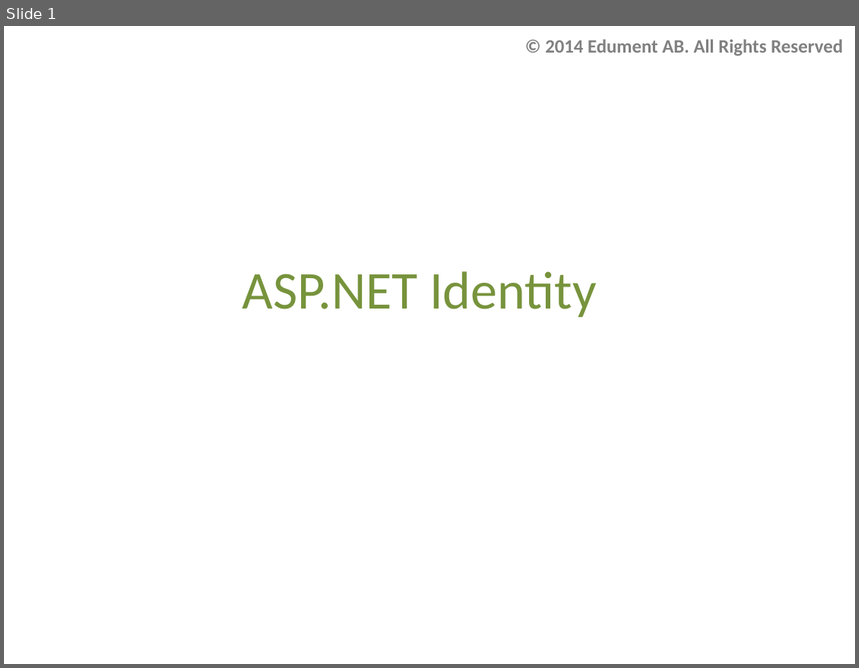
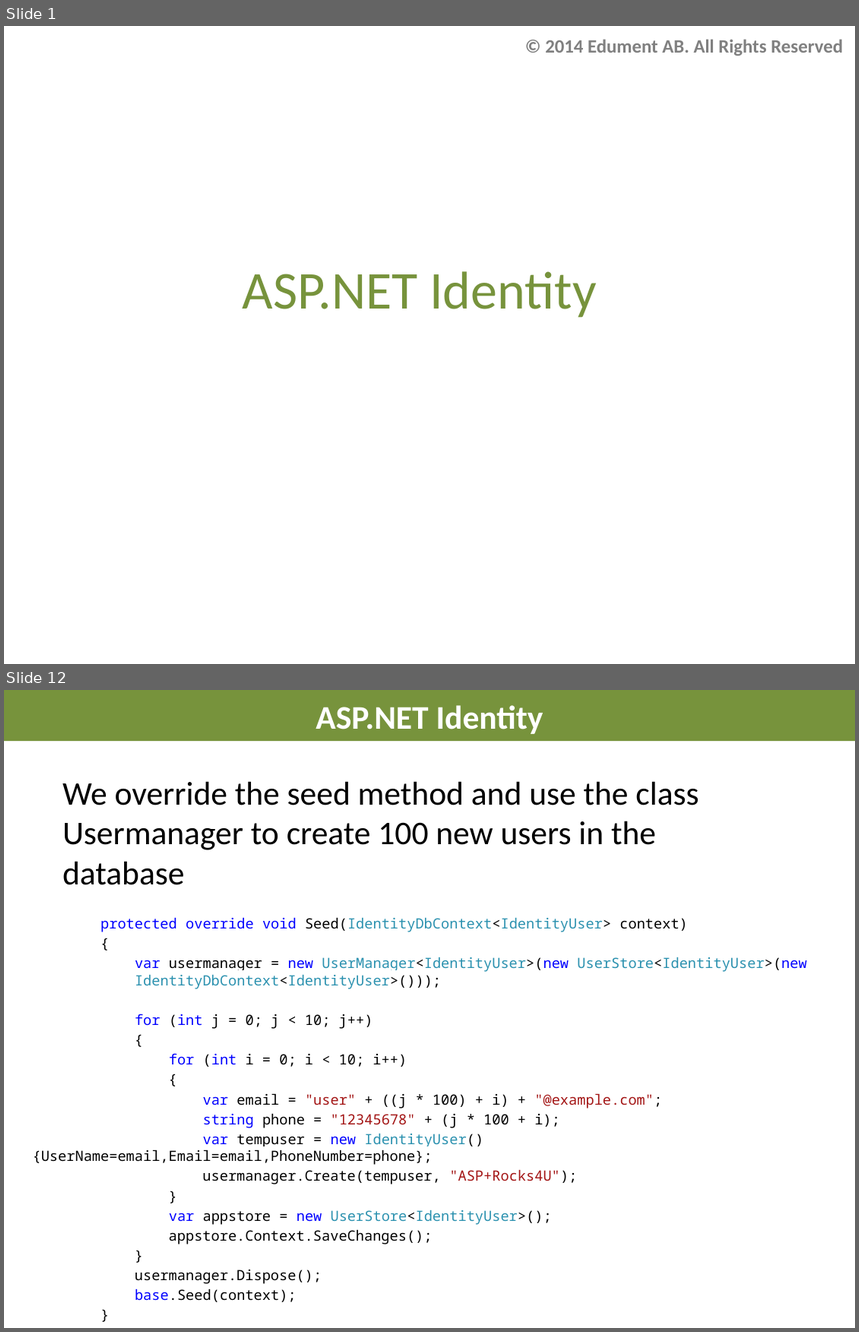
Before and after one commit to AndreasElffors/IdentityTemplate, a slide deck: Documents/Identity-Exercise.pptx. Shown one above the other, each under a label of ours: slide 1 before the commit, slides 1 and 12 after it; the slides between them are not shown. The pictures are 859x668 and 859x1332 pixels, drawn with LibreOffice and Linux fonts; fonts in the diff are those of the drawing; background and template pictures are left out. Boxes give left, top, right and bottom in pixels: in the first picture for what was removed or moved away, otherwise in the second. Text is boxed around its words. In the diff, an @@ line names an element or a change of style, - is before the commit and + after.

Commit message:
Identity-Exercise1

```diff
--- a/Documents/Identity-Exercise.pptx
+++ b/Documents/Identity-Exercise.pptx
@@ slide 12 added at (4,690,855,1328), background #FFFFFF @@
@@ title added at (4,690,855,741), fill #77933C, 28 pt, text #FFFFFF, bold @@
+ASP.NET Identity
@@ text added at (63,781,699,885), 28 pt, text #000000 @@
+We override the seed method and use the class Usermanager to create 100 new users in the database
@@ text added at (33,917,807,1245), 12 pt, text #000000 @@
+protected override void Seed(IdentityDbContext<IdentityUser> context)
+{
+var usermanager = new UserManager<IdentityUser>(new UserStore<IdentityUser>(new IdentityDbContext<IdentityUser>()));
+for (int j = 0; j < 10; j++)
+{
+for (int i = 0; i < 10; i++)
+{
+var email = "user" + ((j * 100) + i) + "@example.com";
+string phone = "12345678" + (j * 100 + i);
+var tempuser = new IdentityUser(){UserName=email,Email=email,PhoneNumber=phone};
+usermanager.Create(tempuser, "ASP+Rocks4U");
+}
+var appstore = new UserStore<IdentityUser>();
+appstore.Context.SaveChanges();
+}
+usermanager.Dispose();
+base.Seed(context);
+}
```
Also in this commit, not shown: 1 slide changed, 13 other slides added.
